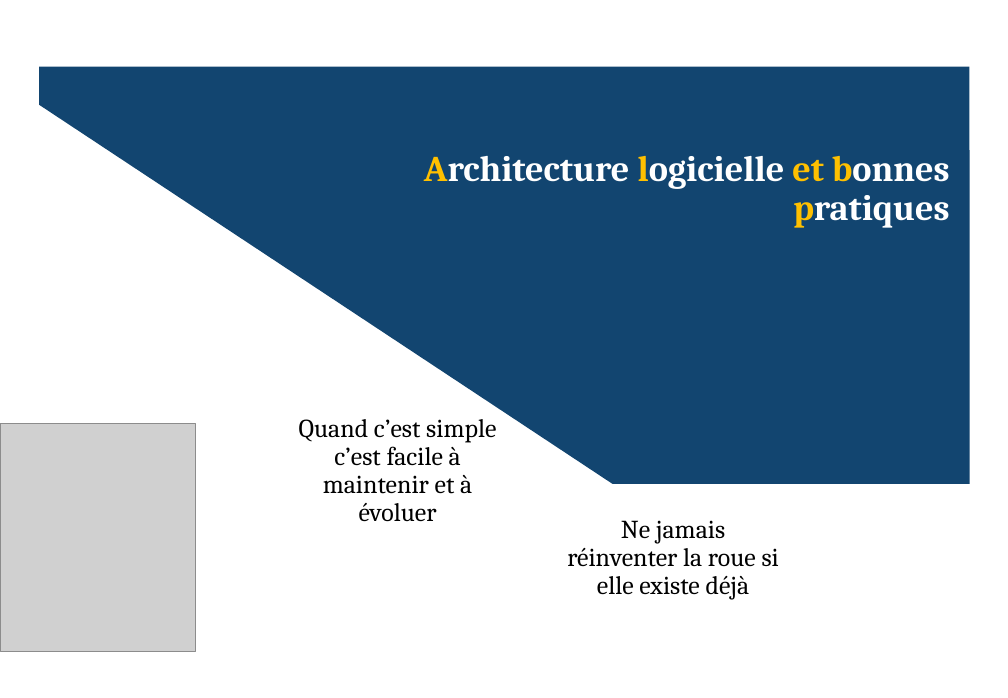
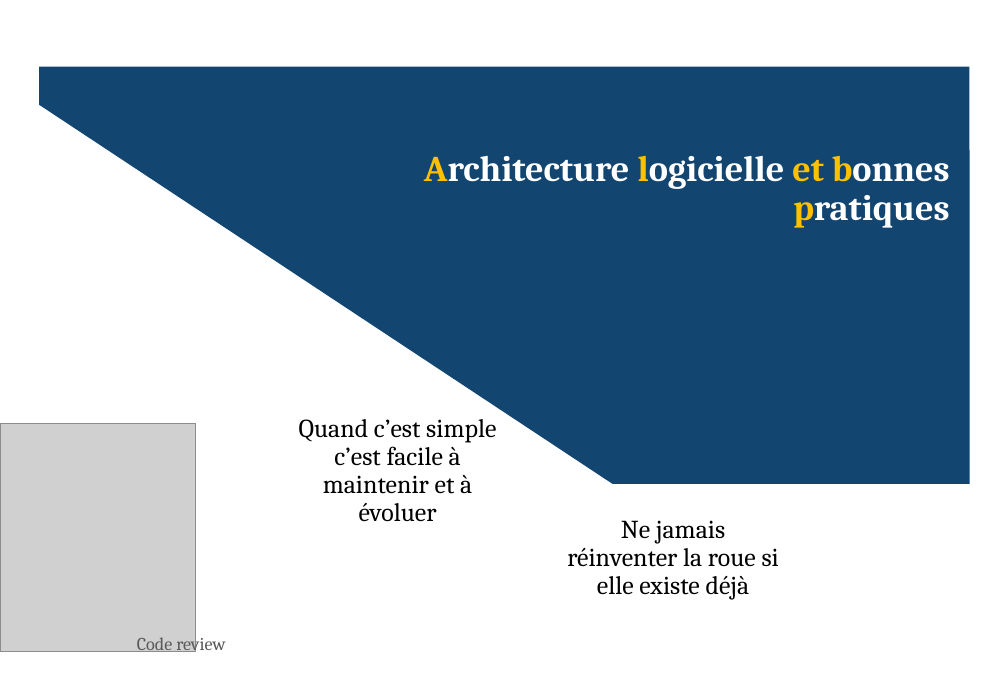
Before and after one commit to git-wylson/kata2, a slide deck: slide 1 of Wylson_Dibinga_Diapo.pptx. Drawn at 1008x698 pixels with LibreOffice and Linux fonts; fonts in the diff are those of the drawing; grey boxes stand for pictures. Boxes give left, top, right and bottom in pixels: in the first picture for what was removed or moved away, otherwise in the second. Text is boxed around its words. In the diff, an @@ line names an element or a change of style, - is before the commit and + after.

```diff
--- a/Wylson_Dibinga_Diapo.pptx
+++ b/Wylson_Dibinga_Diapo.pptx
@@ text added at box(137, 634, 225, 656), 14 pt, text #595959 @@
+  Code review
```
Also in this commit, not shown: 4 other slides changed, 2 slides added, 1 slide removed, 10 other files.
